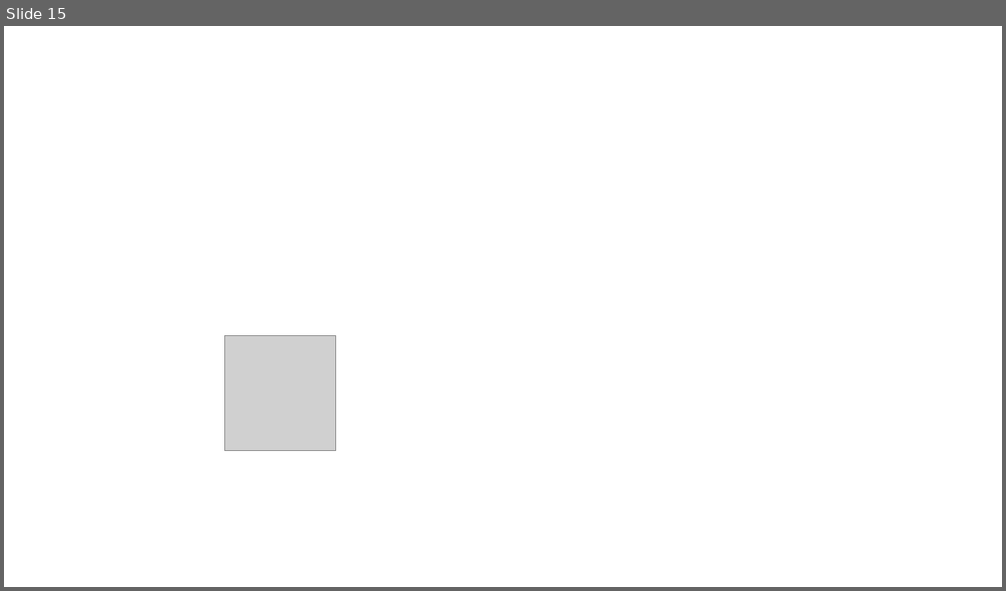
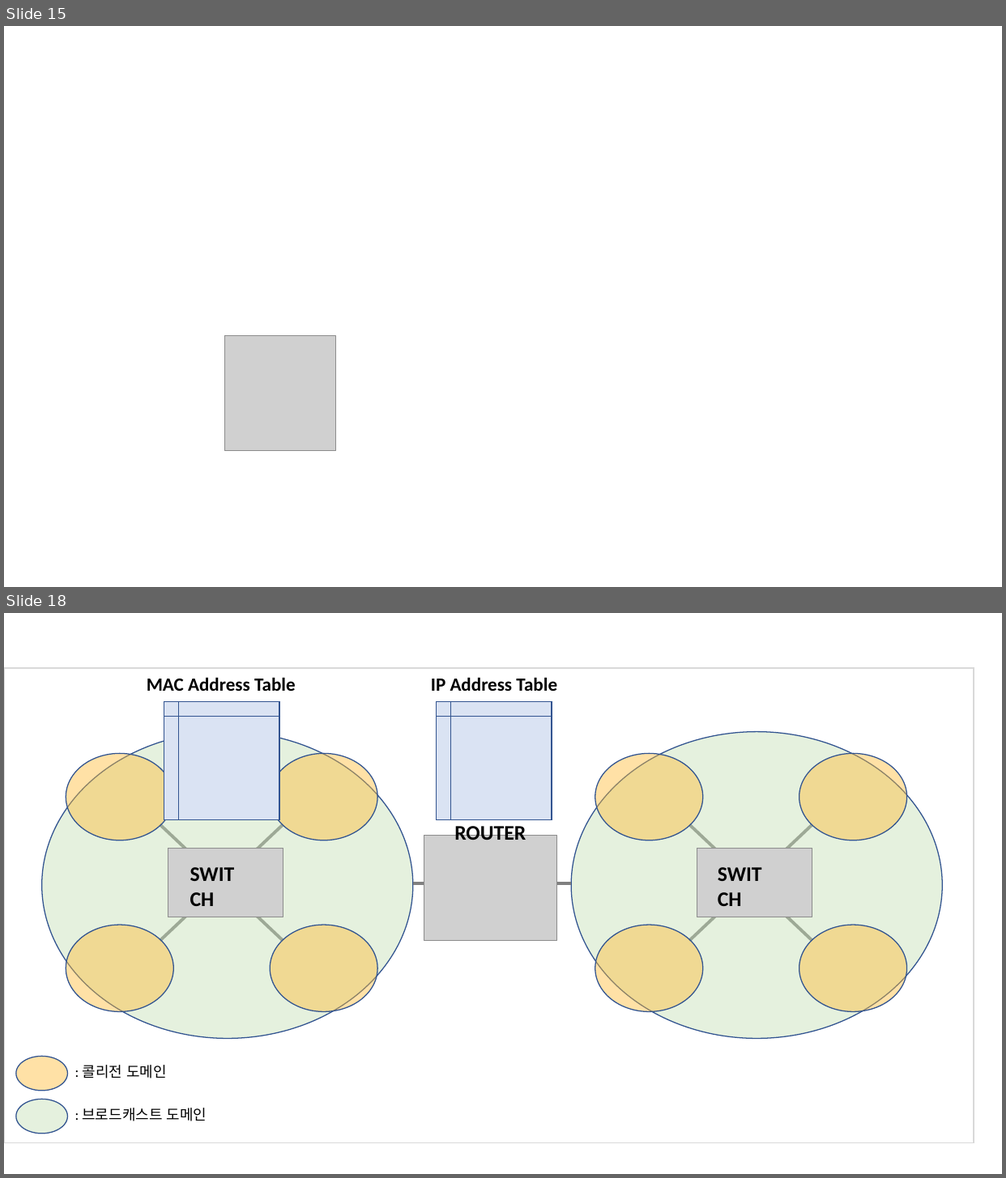
Before and after one commit to jaykim0510/jaykim0510.github.io, a slide deck: images/network.pptx. Shown one above the other, each under a label of ours: slide 15 before the commit, slides 15 and 18 after it; the slides between them are not shown. The pictures are 1006x591 and 1006x1178 pixels, drawn with LibreOffice and Linux fonts; fonts in the diff are those of the drawing; grey boxes stand for pictures. Boxes give left, top, right and bottom in pixels: in the first picture for what was removed or moved away, otherwise in the second. Text is boxed around its words. In the diff, an @@ line names an element or a change of style, - is before the commit and + after.

```diff
--- a/images/network.pptx
+++ b/images/network.pptx
@@ slide 18 added at box(4, 613, 1002, 1174), background #FFFFFF @@
@@ rectangle added at box(4, 668, 974, 1144), fill #FFFFFF, outline #D9D9D9 1 pt @@
@@ text added at box(147, 677, 296, 691), 18 pt, text #000000, bold @@
+MAC Address Table
@@ text added at box(431, 677, 557, 691), 18 pt, text #000000, bold @@
+IP Address Table
@@ flow chart internal storage added at box(164, 701, 279, 820), fill #DAE3F3, outline #325491 1 pt @@
@@ flow chart internal storage added at box(437, 701, 552, 820), fill #DAE3F3, outline #325491 1 pt @@
@@ text added at box(454, 823, 526, 840), 20 pt, text #000000, bold @@
+ROUTER
@@ picture added at box(424, 835, 557, 941) @@
@@ line added from (572, 884) to (413, 884), #808080 3 pt @@
@@ group added at box(42, 732, 414, 1039): 5 ellipses, 2 lines, 1 picture, 1 text @@
+SWITCH
@@ group added at box(572, 732, 943, 1039): 5 ellipses, 2 lines, 1 picture, 1 text @@
+SWITCH
@@ ellipse added at box(16, 1056, 68, 1091), fill #FFBB32 at 43% opacity, outline #325491 1 pt @@
@@ text added at box(82, 1065, 167, 1079), 14 pt, text #000000 @@
+: 콜리전 도메인
@@ ellipse added at box(16, 1100, 68, 1134), fill #C5E0B4 at 43% opacity, outline #325491 1 pt @@
@@ text added at box(82, 1108, 207, 1122), 14 pt, text #000000 @@
+: 브로드캐스트 도메인
```
Also in this commit, not shown: 4 other slides added, 1 slide removed, 16 other files.
